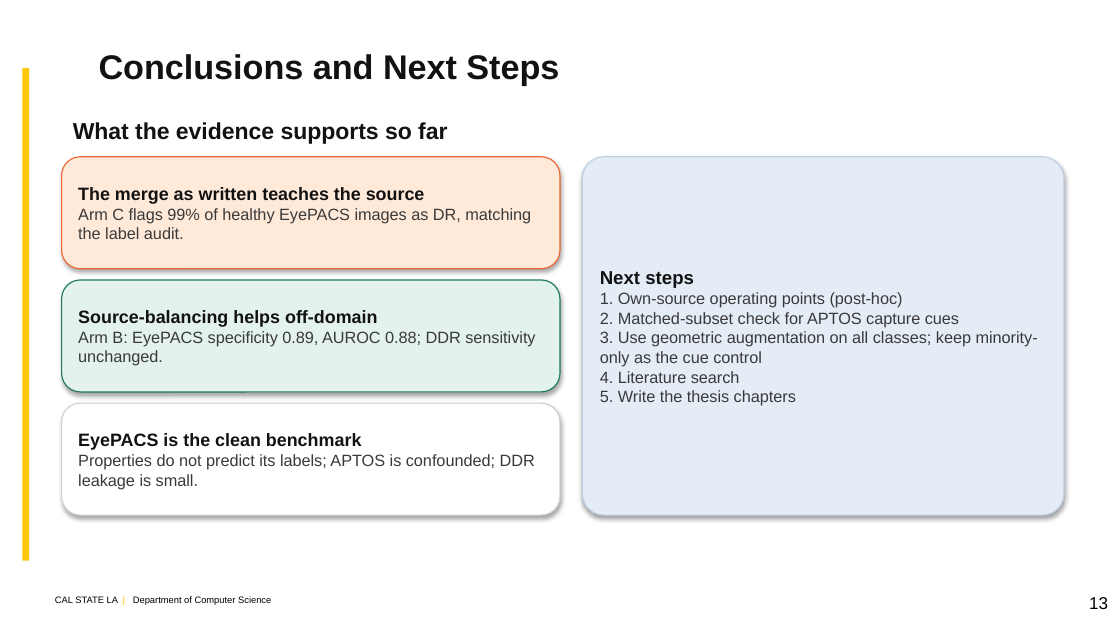
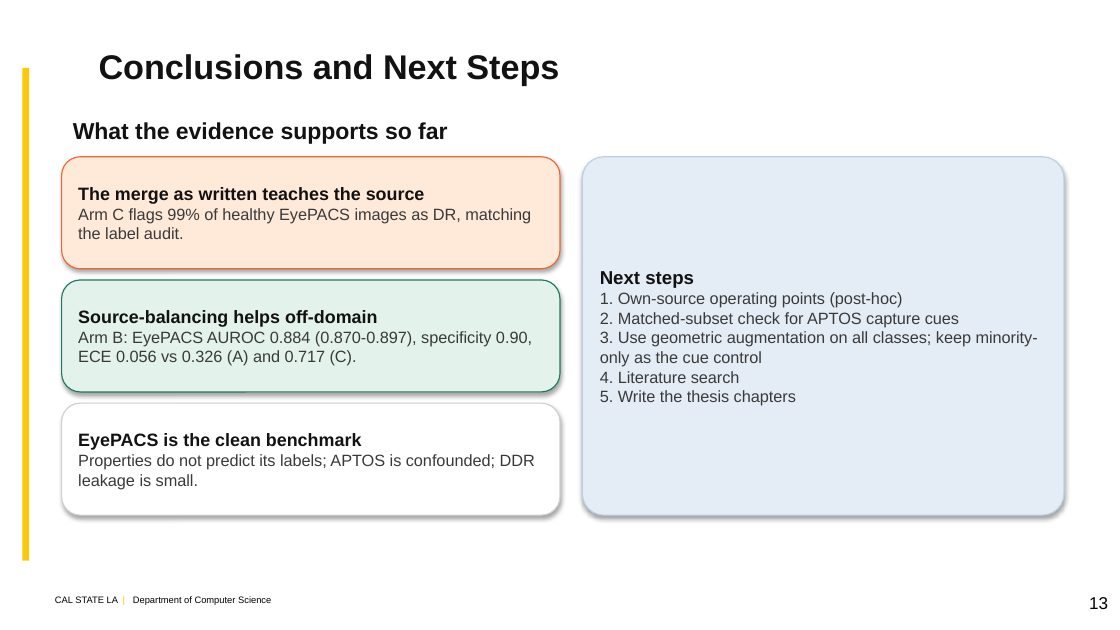
Before and after one commit to kazimab1/Early-DR, a slide deck: slide 13 of DR_Progress_Update.pptx. Drawn at 1120x630 pixels with LibreOffice and Linux fonts; fonts in the diff are those of the drawing; background and template pictures are left out. Boxes give left, top, right and bottom in pixels: in the first picture for what was removed or moved away, otherwise in the second. Text is boxed around its words. In the diff, an @@ line names an element or a change of style, - is before the commit and + after.

```diff
--- a/DR_Progress_Update.pptx
+++ b/DR_Progress_Update.pptx
@@ text in rounded rectangle at (78,331,532,366): text changed @@
-Arm B: EyePACS specificity 0.89, AUROC 0.88; DDR sensitivity unchanged.
+Arm B: EyePACS AUROC 0.884 (0.870-0.897), specificity 0.90, ECE 0.056 vs 0.326 (A) and 0.717 (C).
```
Also in this commit, not shown: 2 other slides changed, 8 other files.
